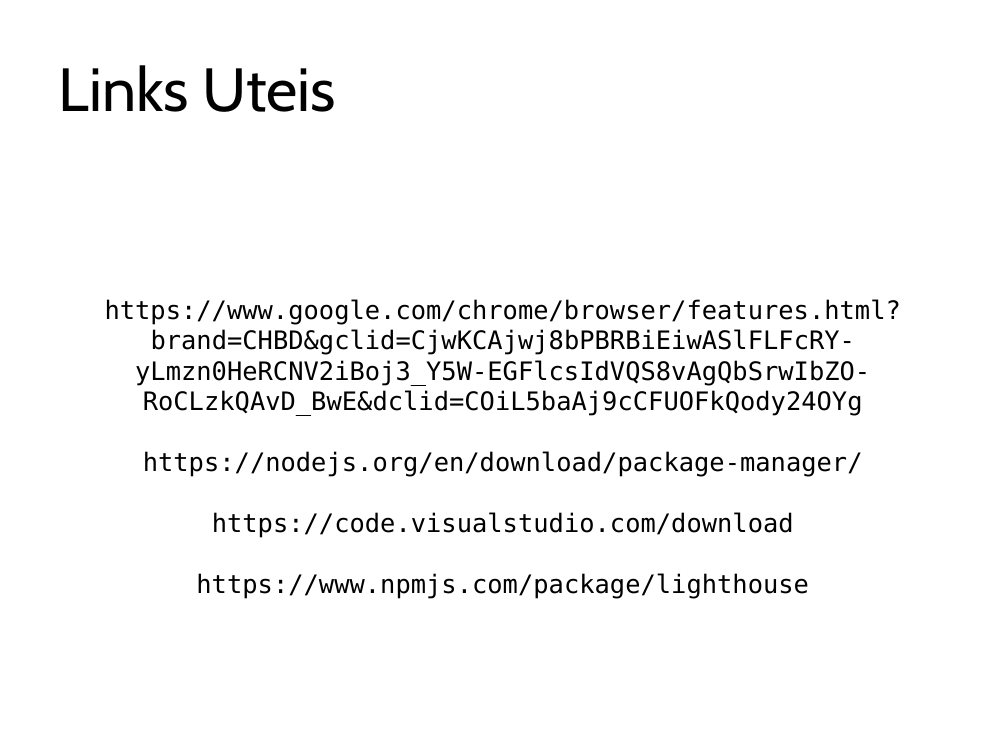
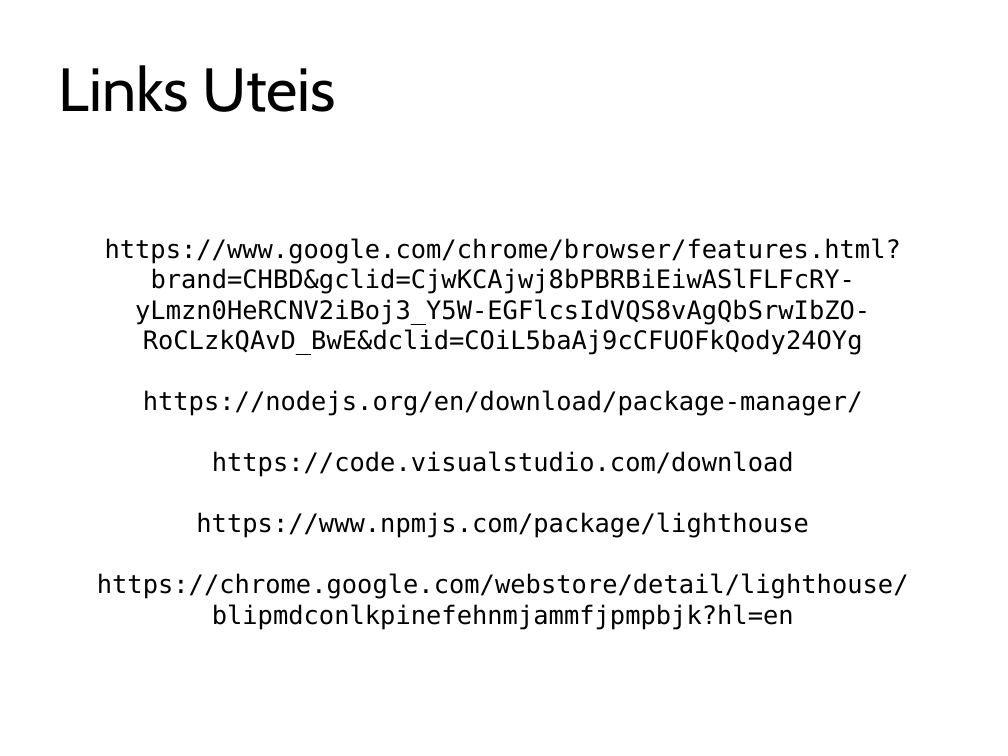
Before and after one commit to LuisKrotz/performance-presentation, a slide deck: slide 8 of presentation/Web-Perf-Presentation.odp. Drawn at 1008x756 pixels with LibreOffice and Linux fonts; fonts in the diff are those of the drawing; background and template pictures are left out. Boxes give left, top, right and bottom in pixels: in the first picture for what was removed or moved away, otherwise in the second. Text is boxed around its words. In the diff, an @@ line names an element or a change of style, - is before the commit and + after.

Commit message:
PRESENTATION: update

```diff
--- a/presentation/Web-Perf-Presentation.odp
+++ b/presentation/Web-Perf-Presentation.odp
@@ subtitle at (x1=97, y1=573, x2=909, y2=630): paragraph added @@
+https://chrome.google.com/webstore/detail/lighthouse/blipmdconlkpinefehnmjammfjpmpbjk?hl=en
```
Also in this commit, not shown: 3 other files.
